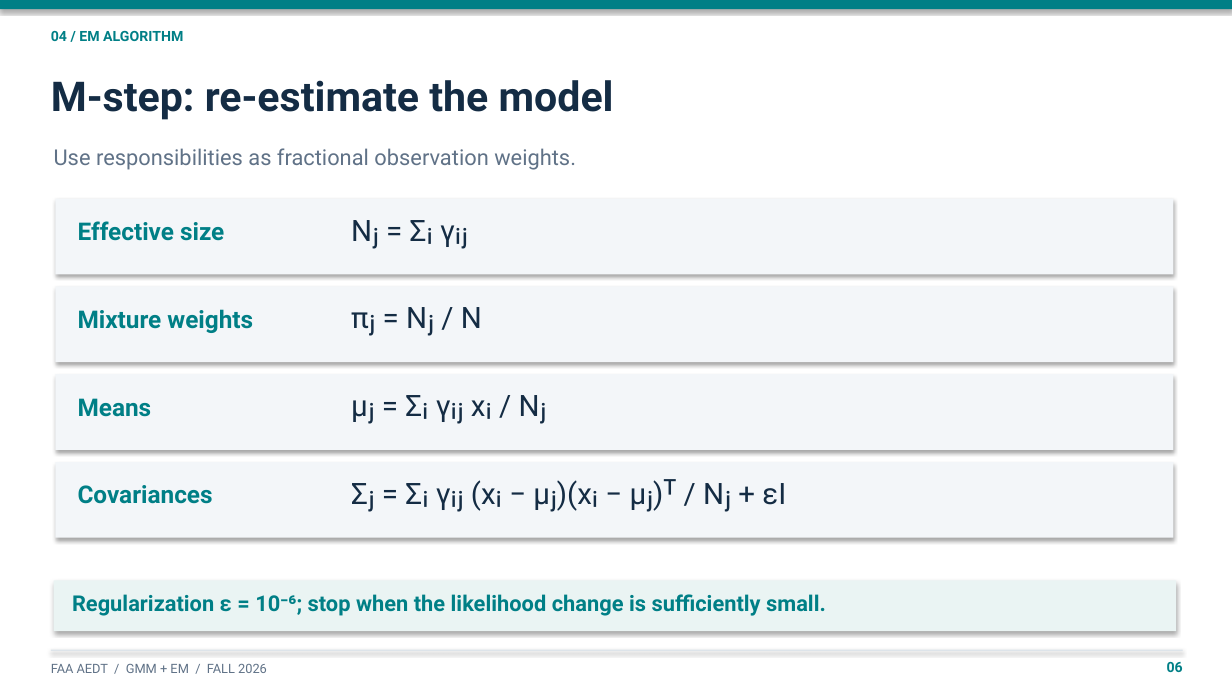
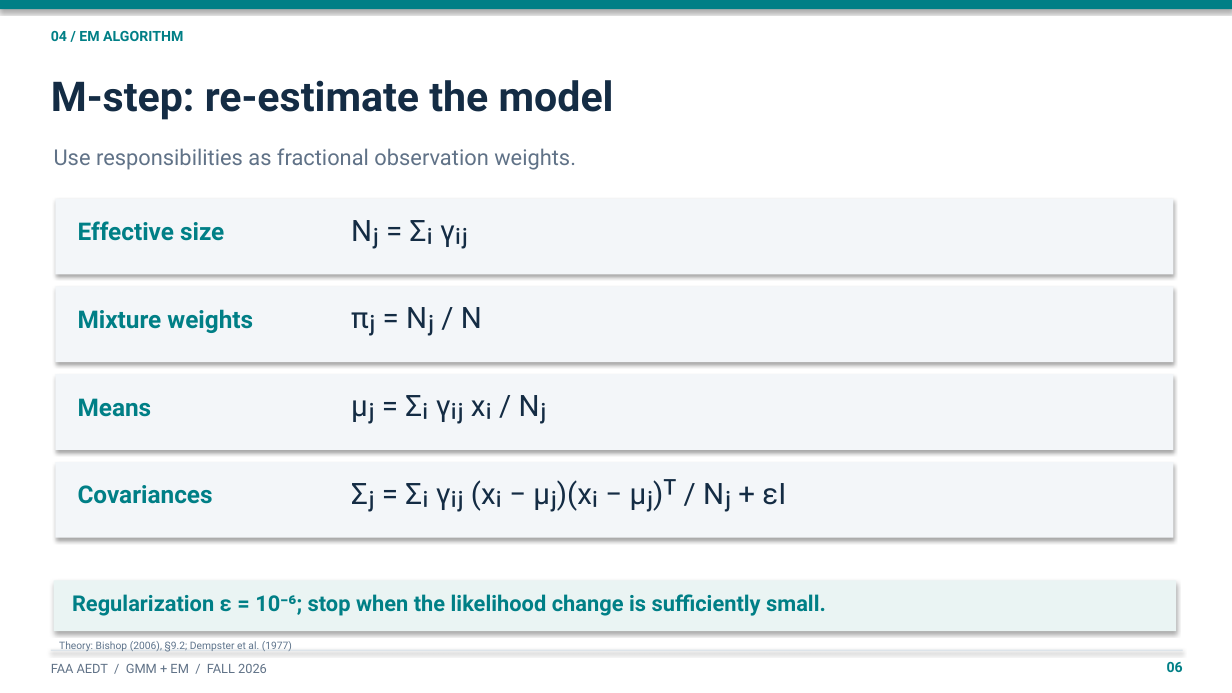
Before and after one commit to sayenooo/gmm-with-em-project, a slide deck: slide 6 of FAA_GMM_EM_presentation.pptx. Drawn at 1232x693 pixels with LibreOffice and Linux fonts; fonts in the diff are those of the drawing. Boxes give left, top, right and bottom in pixels: in the first picture for what was removed or moved away, otherwise in the second. Text is boxed around its words. In the diff, an @@ line names an element or a change of style, - is before the commit and + after.

Commit message:
docs: add verified academic sources and accurate AI disclosure
- Cite the EM paper, Bishop textbook, AIC/BIC originals and official FAA AEDT site
- Map reference claims to each part of the presentation and project
- Separate citations and AI disclosure into dedicated closing slides
- Include reproducible step-by-step validation instructions
- Preserve truthful project provenance and unfilled student work details
- Keep the 16-slide presentation timed to 15 minutes

```diff
--- a/FAA_GMM_EM_presentation.pptx
+++ b/FAA_GMM_EM_presentation.pptx
@@ text added at (59, 641, 292, 652), 8 pt, text #5D738B @@
+Theory: Bishop (2006), §9.2; Dempster et al. (1977)
```
Also in this commit, not shown: 7 other slides changed, 2 slides added, 1 slide removed, 5 other files.
